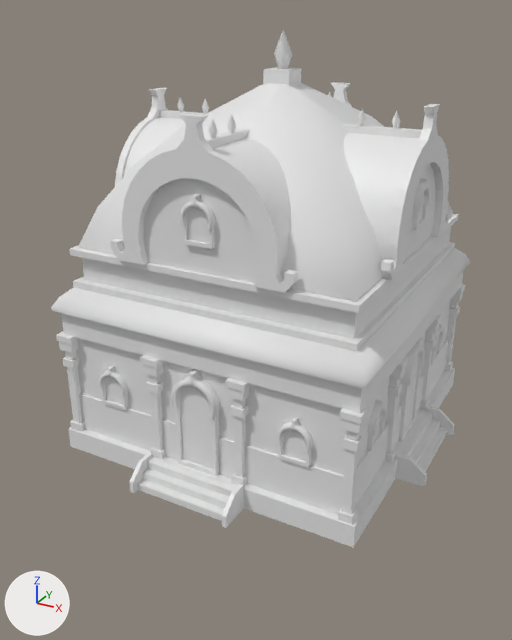
A saved change to the COLLADA model art/meshes/structural/tamiles/library.dae.
One viewpoint serves both versions: a camera (50 mm lens) standing at (18.6, -36.6, 24.2) and looking at (-0.4, -2.1, 7.0). Arrows for +X, +Y and +Z are at lower left; the lights stay in place. The picture after the commit comes second. Where no turn or scale is listed for an object, it has been applied to the vertices.

Before the edit, the objects in view are built like this:
```python
me_esfera_13226 = bpy.data.meshes.new('Esfera.13226')
me_esfera_13226.from_pydata(...)  # 3770 vertices, 5162 faces; spans x -11.0..11.0, y -11.5..11.5, z -0.5..23.2
me_esfera_13226.materials.append(mat_textura_tamil)  # its picture is missing
ob_library = bpy.data.objects.new('library', me_esfera_13226)
ob_library.location = (0.0, 0.0, 0.0)
```
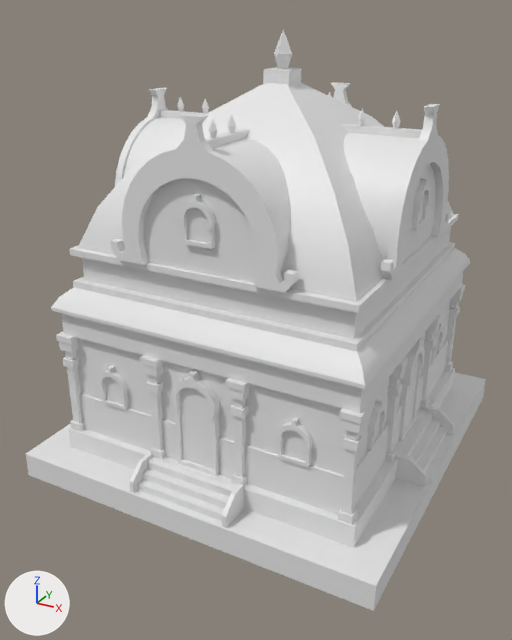
Where the newer file only moved an object's origin or applied its transform, the numbers keep the older frame.

Boxes [x1, y1, x2, y2] around the edits, measured in the pictures (512 x 640 px):
'library', reshaped (10% wider, 12% taller): before [51, 29, 470, 548]; after [26, 29, 486, 611]
part 1 of me_esfera_13226, added: after [26, 372, 486, 611]

What changed in the scene script:
```text
Change me_esfera_13226:
    used by ob_library; location = (0.0, 0.0, 0.0)
    remove me_esfera_13226.from_pydata(...)  # 3770 vertices, 5162 faces; spans x -11.0..11.0, y -11.5..11.5, z -0.5..23.2
    add me_esfera_13226.from_pydata(...)  # 3787 vertices, 5186 faces; spans x -11.1..11.2, y -11.6..11.5, z -2.1..23.2
    me_esfera_13226 part 1: the loose piece of 17 vertices spanning x -9.3..9.4, y -9.7..9.6, z -0.5..0.8 is copied, and the copy is scaled about its middle by 1.2, then moved by (0.0, 0.0, -1.4); it spans x -11.1..11.2, y -11.6..11.5, z -2.1..-0.5
```
